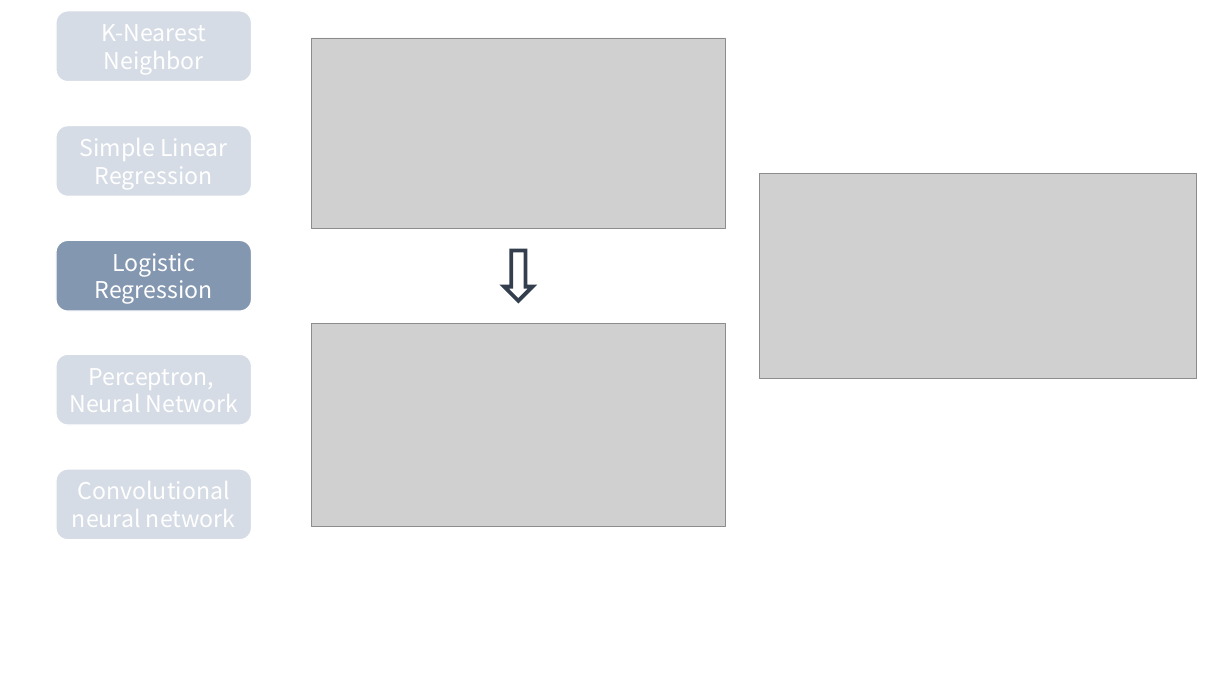
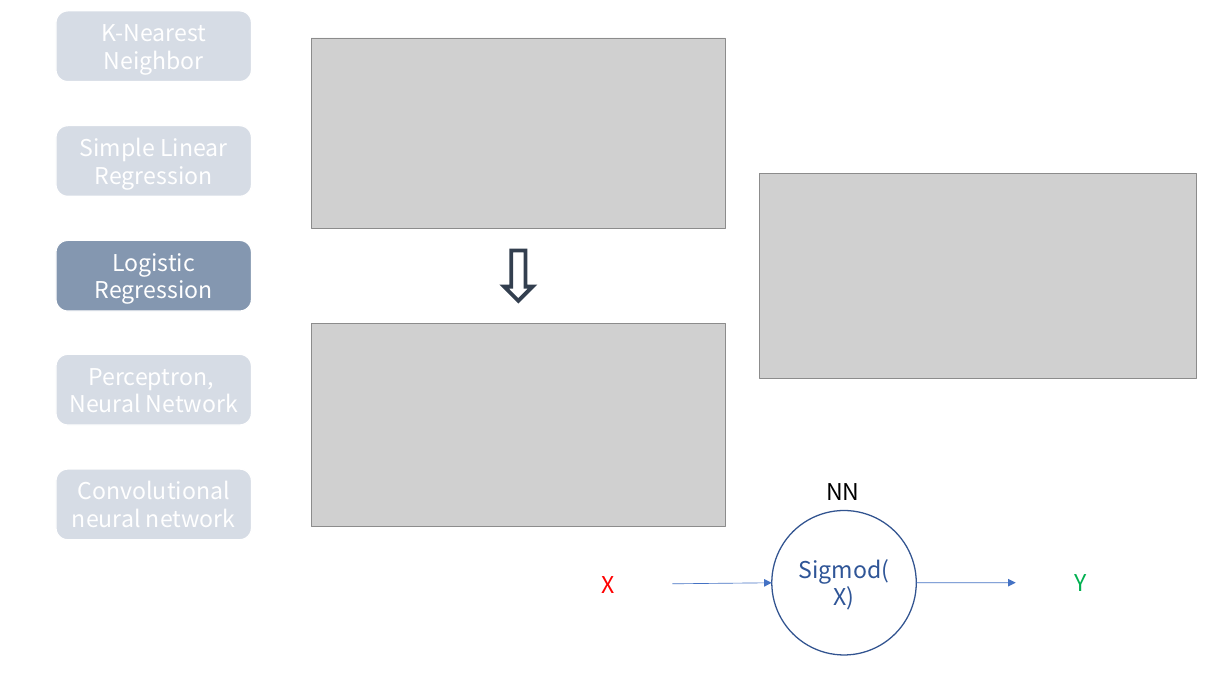
Before and after one commit to Linejin/ai_study, a slide deck: slide 16 of planning/AI seminar.pptx (slide 8 before the commit). Drawn at 1232x693 pixels with LibreOffice and Linux fonts; fonts in the diff are those of the drawing; grey boxes stand for pictures. Boxes give left, top, right and bottom in pixels: in the first picture for what was removed or moved away, otherwise in the second. Text is boxed around its words. In the diff, an @@ line names an element or a change of style, - is before the commit and + after.

```diff
--- a/planning/AI seminar.pptx
+++ b/planning/AI seminar.pptx
@@ text added at box(826, 483, 859, 500), 18 pt, text #000000 @@
+NN
@@ ellipse added at box(543, 519, 673, 649), 18 pt, text #FF0000 @@
+X
@@ ellipse added at box(772, 511, 916, 655), outline #325491 1 pt, 18 pt, text #2F5597 @@
+Sigmod(X)
@@ ellipse added at box(1016, 518, 1145, 648), 18 pt, text #00B050 @@
+Y
@@ arrow added from (673, 584) to (772, 583), #4472C4 0.5 pt @@
@@ arrow added from (917, 583) to (1016, 583), #4472C4 0.5 pt @@
```
Also in this commit, not shown: 4 other slides changed, 10 slides added, 1 other file.
